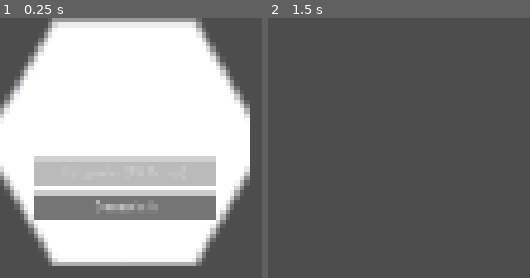
Above: before the commit, frames 1-2 (left to right).
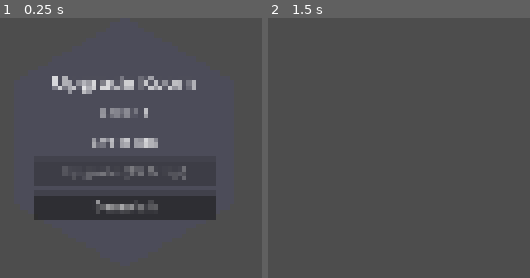
Above: after the commit, the same moments.

Repository: cyberstrgg/LitterBees
Game: Godot game, scene res://Scenes/UpgradeRooms/upgrade_room.tscn
Two runs of this game, one before a commit and one after it. Both use one fixed random seed, a clock stepped at 60 frames per second and the inputs below. This scene is started directly instead of the project's main scene.
Inputs (mouse positions are in pixels of both pictures, inside the frame that each line leads up to):
- Up to frame 1 (0.25 s): no input
- Up to frame 2 (1.5 s): click "Demolish" at 0.5 s; tap Enter at 1.25 s; move the mouse to (outside the picture) at 1.27 s; click (outside the picture) at 1.42 s

The runs differ from the first frame. In frame 1, 77% of the frame differs, in the area x 0-96%, y 0-96%; in frame 2, nothing differs.

Commit message:
Update upgrade_room.tscn

Diff:
--- a/Scenes/UpgradeRooms/upgrade_room.tscn
+++ b/Scenes/UpgradeRooms/upgrade_room.tscn
@@ -8,6 +8,8 @@
 shader_parameter/aspect_ratio = 1.0
 
 [node name="UpgradeRoom" type="Control"]
+clip_contents = true
+material = SubResource("ShaderMaterial_q32t4")
 custom_minimum_size = Vector2(300, 300)
 layout_mode = 3
 anchors_preset = 0
@@ -15,13 +17,7 @@
 offset_bottom = 300.0
 script = ExtResource("1_w4h07")
 
-[node name="InputBlocker" type="Panel" parent="."]
-material = SubResource("ShaderMaterial_q32t4")
-layout_mode = 1
-anchors_preset = 15
-
 [node name="Polygon2D" type="Polygon2D" parent="."]
-z_index = -1
 
 [node name="MarginContainer" type="MarginContainer" parent="."]
 layout_mode = 1
